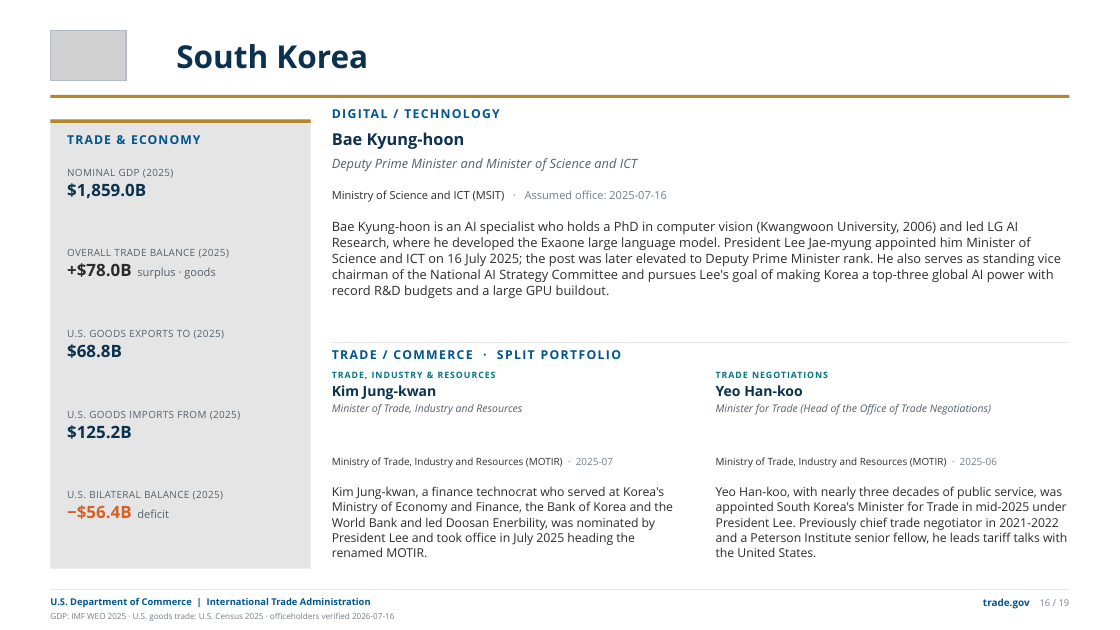
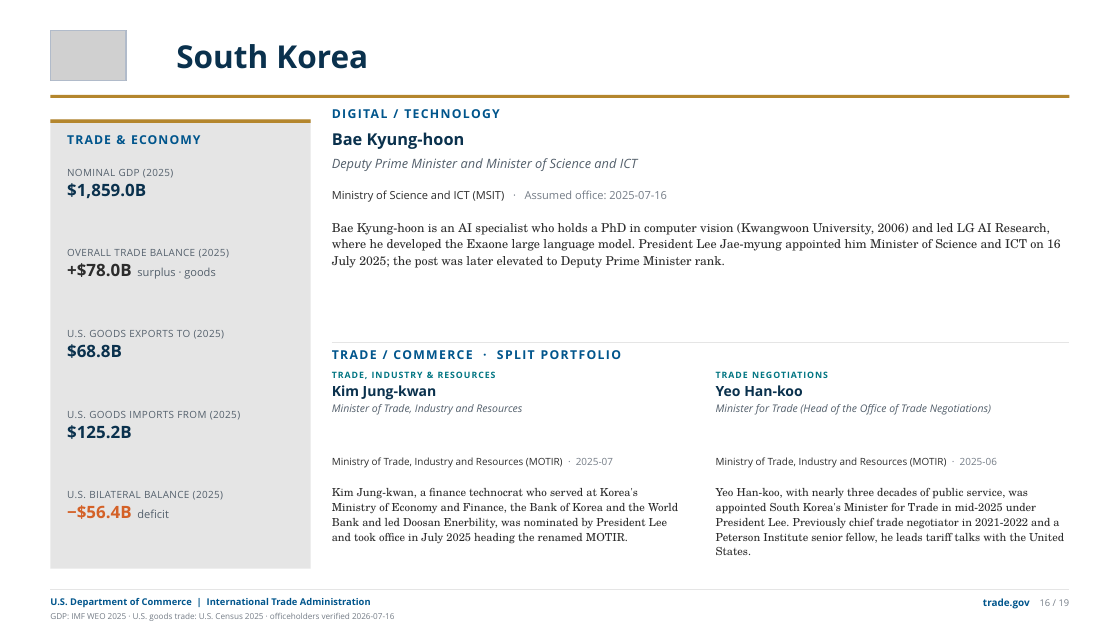
Before and after one commit to jsilbs18-cloud/Photo, a slide deck: slide 20 of output/g20-ministers-trade-deck.pptx. Drawn at 1120x630 pixels with LibreOffice and Linux fonts; fonts in the diff are those of the drawing; grey boxes stand for pictures. Boxes give left, top, right and bottom in pixels: in the first picture for what was removed or moved away, otherwise in the second. Text is boxed around its words. In the diff, an @@ line names an element or a change of style, - is before the commit and + after.

```diff
--- a/output/g20-ministers-trade-deck.pptx
+++ b/output/g20-ministers-trade-deck.pptx
@@ text at [332,223,1061,268]: text changed; size 11 to 10.5 pt; font Open Sans to TeX Gyre Schola @@
-Bae Kyung-hoon is an AI specialist who holds a PhD in computer vision (Kwangwoon University, 2006) and led LG AI Research, where he developed the Exaone large language model. President Lee Jae-myung appointed him Minister of Science and ICT on 16 July 2025; the post was later elevated to Deputy Prime Minister rank. He also serves as standing vice chairman of the National AI Strategy Committee and pursues Lee's goal of making Korea a top-three global AI power with record R&D budgets and a large GPU buildout.
+Bae Kyung-hoon is an AI specialist who holds a PhD in computer vision (Kwangwoon University, 2006) and led LG AI Research, where he developed the Exaone large language model. President Lee Jae-myung appointed him Minister of Science and ICT on 16 July 2025; the post was later elevated to Deputy Prime Minister rank.
@@ text "Kim Jung-kwan, a finance technocrat ..." at [332,488,678,544]: size 10.5 to 9.5 pt, font Open Sans to TeX Gyre Schola; line spacing 1.04 to 1.12 @@
@@ text "Yeo Han-koo, with nearly three ..." at [716,488,1064,555]: size 10.5 to 9.5 pt, font Open Sans to TeX Gyre Schola; line spacing 1.04 to 1.12 @@
```
Also in this commit, not shown: 21 other slides changed, 13 other files.
